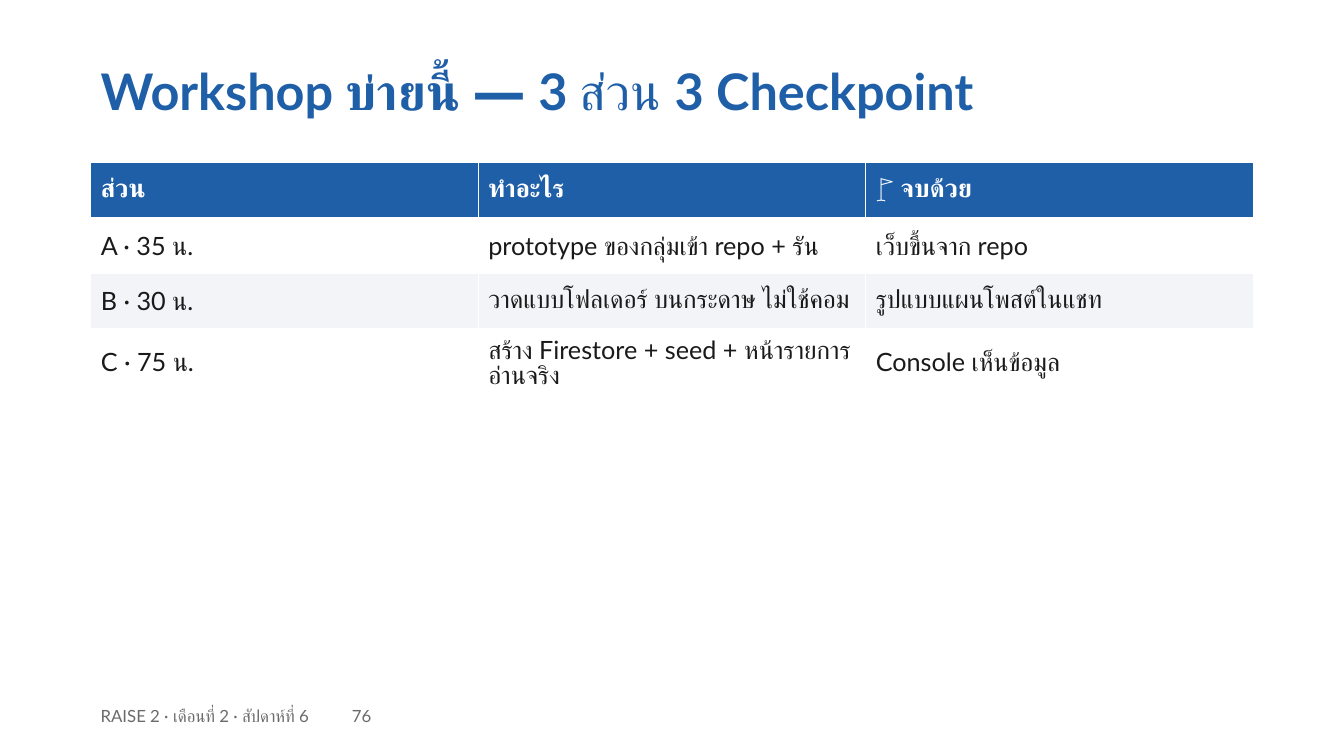
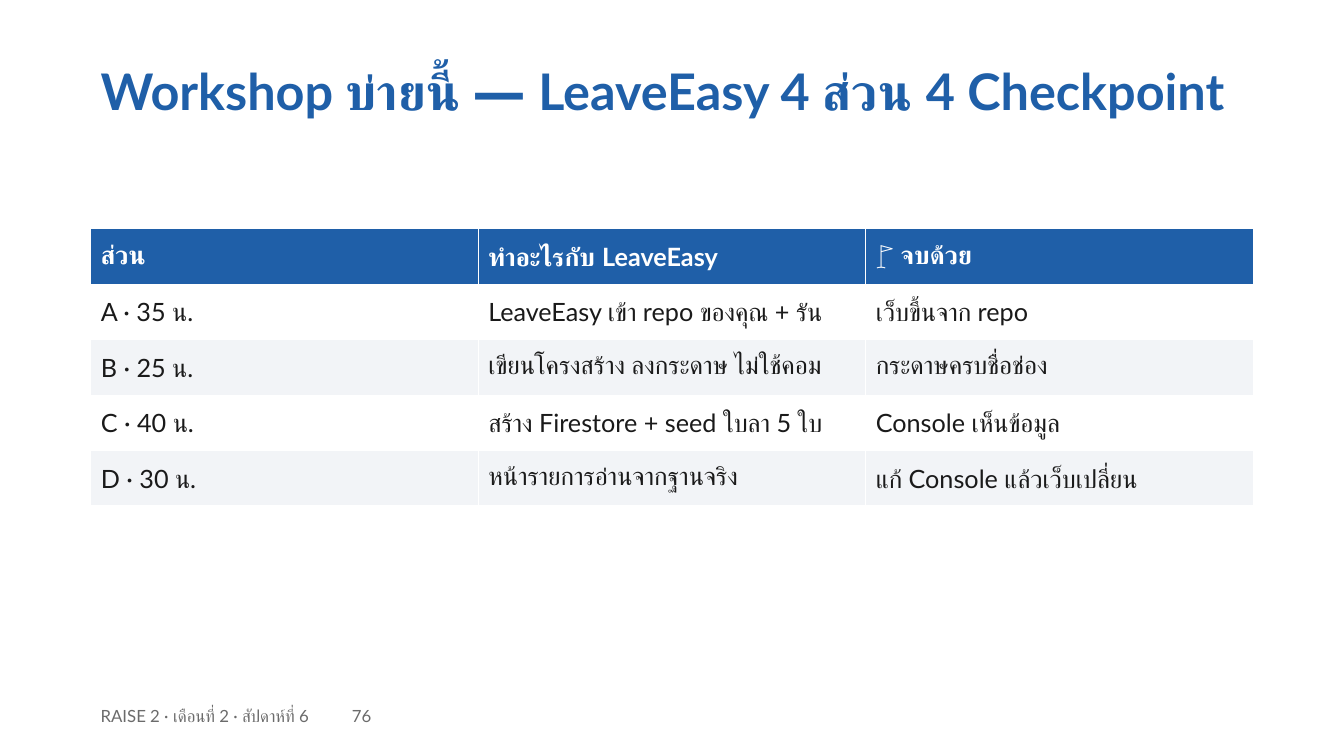
Before and after one commit to cnacha-mfu/raise2-module2, a slide deck: slide 76 of materials/week6/w6-slides.pptx. Drawn at 1344x756 pixels with LibreOffice and Linux fonts; fonts in the diff are those of the drawing. Boxes give left, top, right and bottom in pixels: in the first picture for what was removed or moved away, otherwise in the second. Text is boxed around its words. In the diff, an @@ line names an element or a change of style, - is before the commit and + after.

Commit message:
สไลด์+เดโม 4 สัปดาห์: ตัดงานกลุ่มออกทั้งหมด · บ่าย=LeaveEasy การบ้าน=หัวข้อตัวเอง · สัปดาห์ 9 เปลี่ยนนำเสนอเป็นคลิป+Consult · หน้าแรกลิงก์การบ้าน

```diff
--- a/materials/week6/w6-slides.pptx
+++ b/materials/week6/w6-slides.pptx
@@ text at [101,71,1224,119]: text changed @@
-Workshop บ่ายนี้ — 3 ส่วน 3 Checkpoint
+Workshop บ่ายนี้ — LeaveEasy 4 ส่วน 4 Checkpoint
@@ table at [91,229,1252,506] @@
-row 1: ส่วน | ทำอะไร | 🚩 จบด้วย
-row 2: A · 35 น. | prototype ของกลุ่มเข้า repo + รัน | เว็บขึ้นจาก repo
-row 3: B · 30 น. | วาดแบบโฟลเดอร์ บนกระดาษ ไม่ใช้คอม | รูปแบบแผนโพสต์ในแชท
-row 4: C · 75 น. | สร้าง Firestore + seed + หน้ารายการอ่านจริง | Console เห็นข้อมูล
+row 1: ส่วน | ทำอะไรกับ LeaveEasy | 🚩 จบด้วย
+row 2: A · 35 น. | LeaveEasy เข้า repo ของคุณ + รัน | เว็บขึ้นจาก repo
+row 3: B · 25 น. | เขียนโครงสร้าง ลงกระดาษ ไม่ใช้คอม | กระดาษครบชื่อช่อง
+row 4: C · 40 น. | สร้าง Firestore + seed ใบลา 5 ใบ | Console เห็นข้อมูล
+row 5: D · 30 น. | หน้ารายการอ่านจากฐานจริง | แก้ Console แล้วเว็บเปลี่ยน
@@ table: place and size @@
-table at [91,162,1252,389]
+table at [91,229,1252,506]
```
Also in this commit, not shown: 12 other slides changed, 1 slide added, 1 slide removed, 25 other files.
